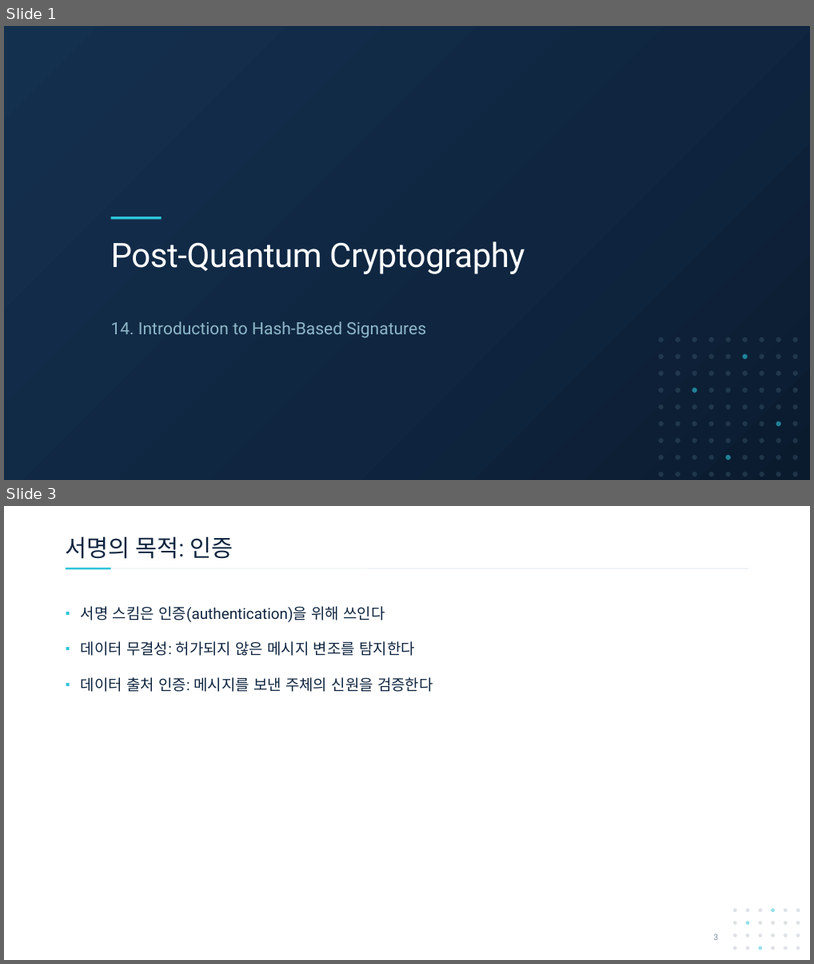
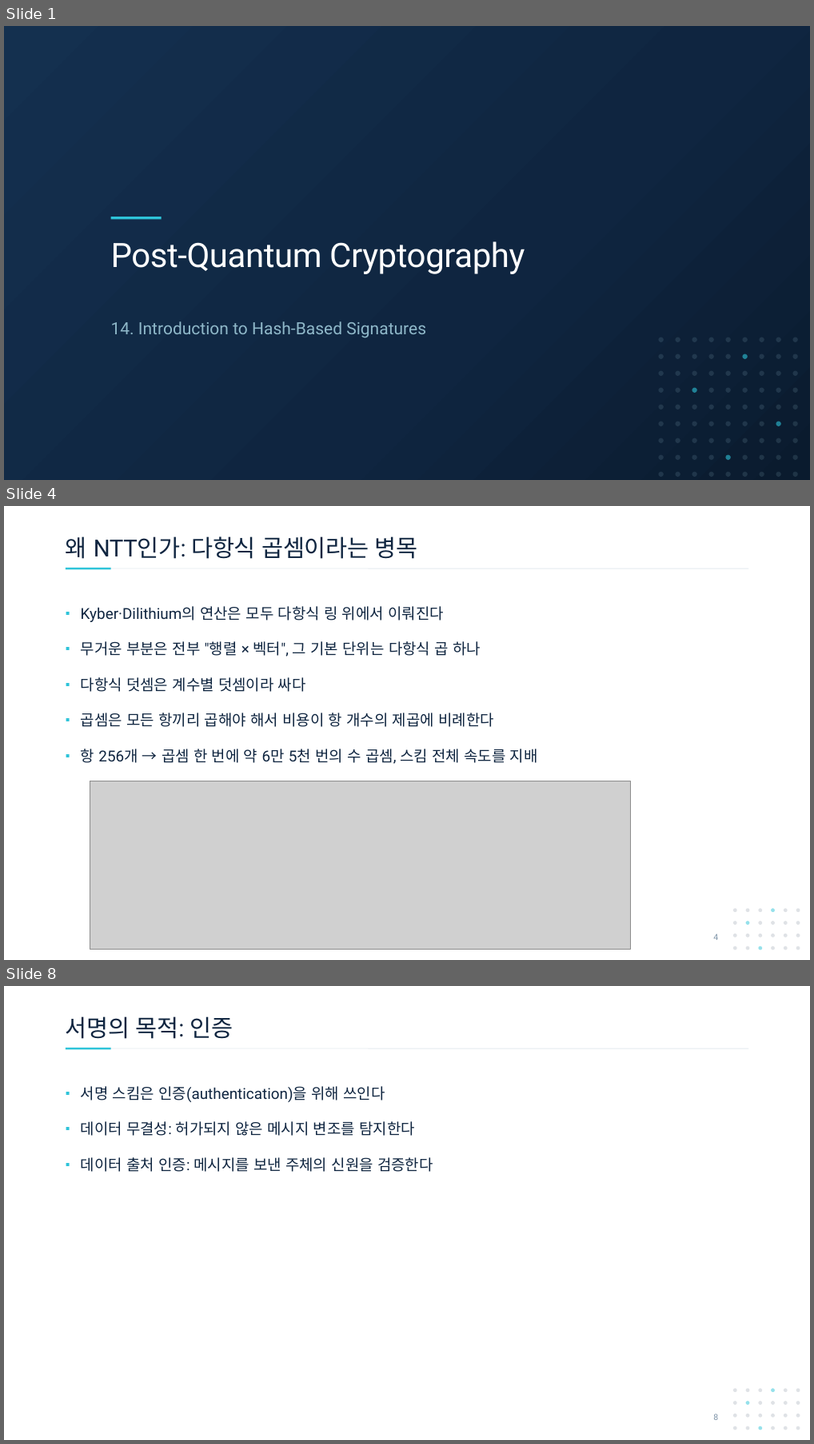
Before and after one commit to giyuubin/PQC, a slide deck: presentation/0903_14_Introduction-to-Hash-Based-Signatures.pptx. Shown one above the other, each under a label of ours: slides 1 and 3 before the commit, slides 1, 4 and 8 after it; the slides between them are not shown. The pictures are 814x964 and 814x1444 pixels, drawn with LibreOffice and Linux fonts; fonts in the diff are those of the drawing; grey boxes stand for pictures. Boxes give left, top, right and bottom in pixels: in the first picture for what was removed or moved away, otherwise in the second. Text is boxed around its words. In the diff, an @@ line names an element or a change of style, - is before the commit and + after.

```diff
--- a/presentation/0903_14_Introduction-to-Hash-Based-Signatures.pptx
+++ b/presentation/0903_14_Introduction-to-Hash-Based-Signatures.pptx
@@ slide 4 added at (4, 506, 810, 960), background #FFFFFF; not listed: 26 template elements that a slide beside it also shows @@
@@ title added at (66, 536, 418, 559), 28 pt, text #0F2540 @@
+왜 NTT인가: 다항식 곱셈이라는 병목
@@ text added at (81, 606, 538, 764), 18 pt, text #0F2540 @@
+▪ Kyber·Dilithium의 연산은 모두 다항식 링 위에서 이뤄진다
+▪ 무거운 부분은 전부 "행렬 × 벡터", 그 기본 단위는 다항식 곱 하나
+▪ 다항식 덧셈은 계수별 덧셈이라 싸다
+▪ 곱셈은 모든 항끼리 곱해야 해서 비용이 항 개수의 제곱에 비례한다
+▪ 항 256개 → 곱셈 한 번에 약 6만 5천 번의 수 곱셈, 스킴 전체 속도를 지배
@@ picture added at (90, 780, 630, 949) @@
@@ page number added at (714, 933, 718, 940), 10 pt, text #7E94A8 @@
+4
@@ what was slide 3 is now slide 8 @@
```
Also in this commit, not shown: 1 slide changed, 4 other slides added.
